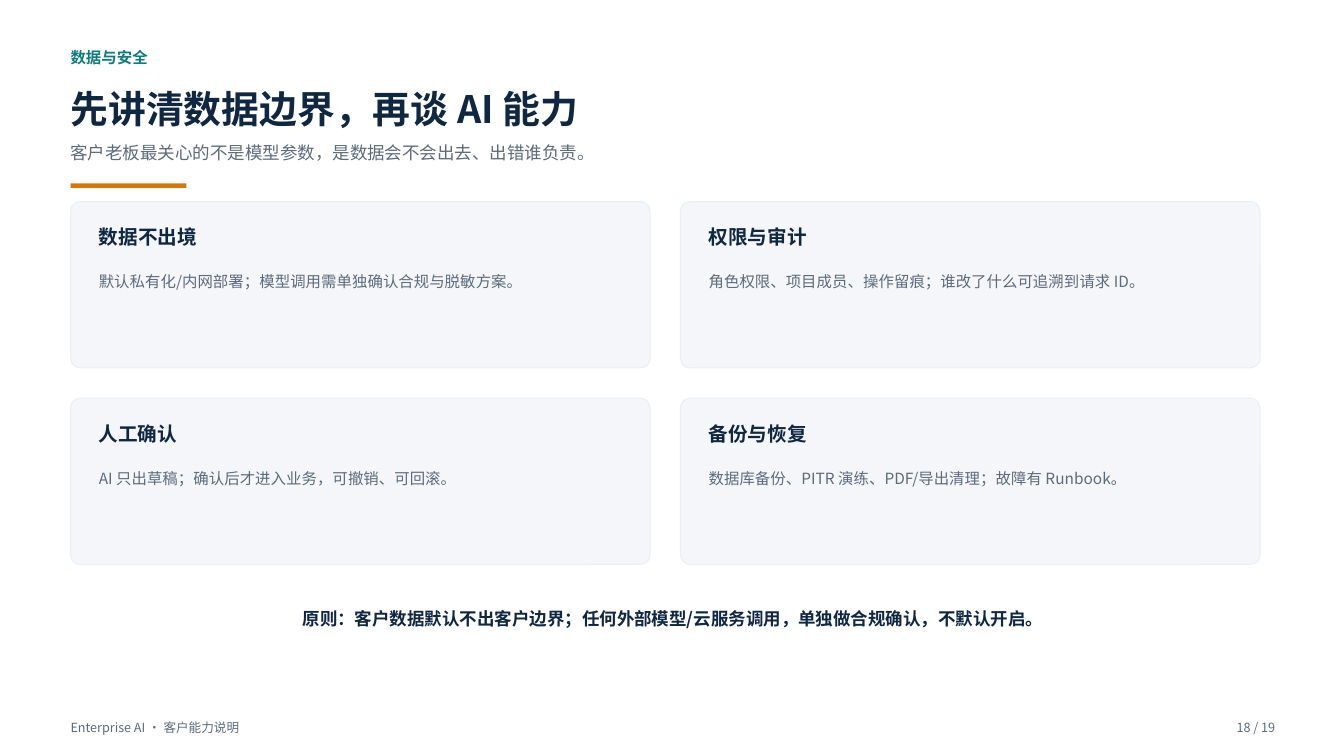
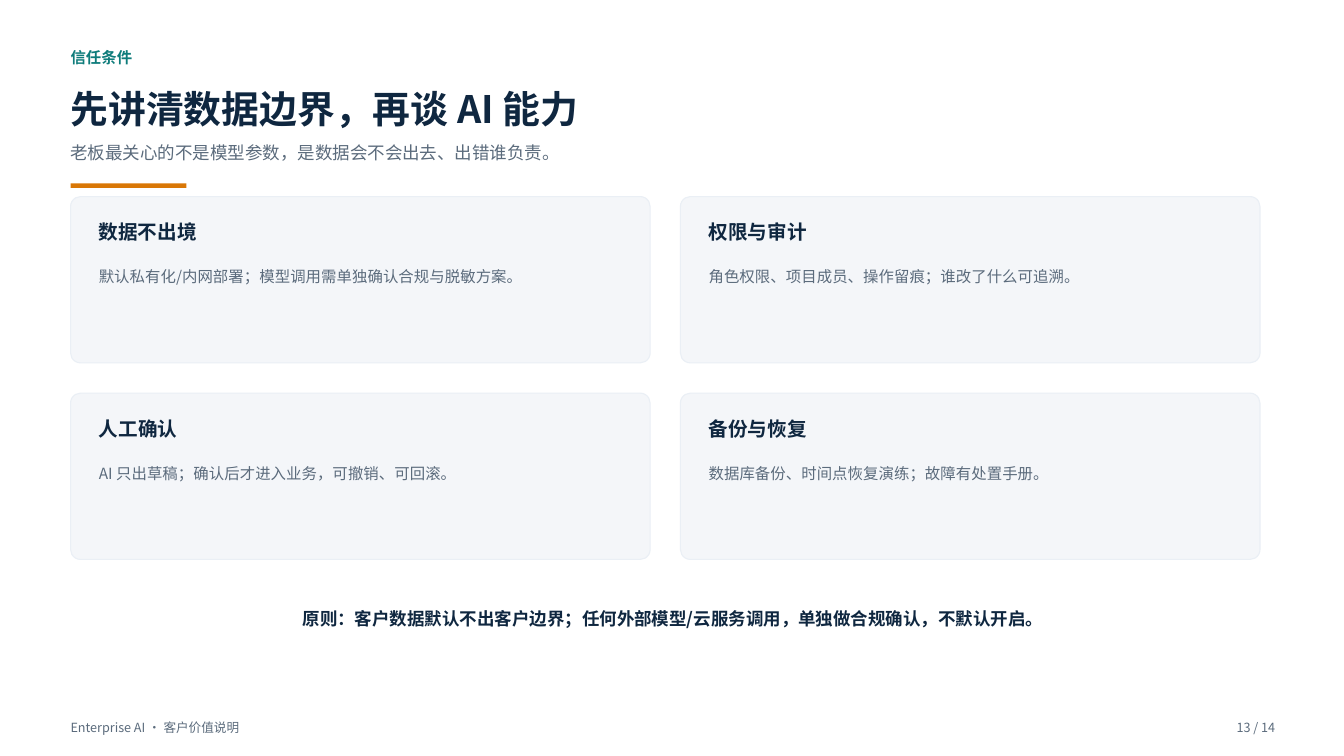
Before and after one commit to roma007/Enterprise-AI, a slide deck: slide 13 of 会客包/reports/客户老板版_系统能力介绍_2026-11-05.pptx (slide 18 before the commit). Drawn at 1344x756 pixels with LibreOffice and Linux fonts; fonts in the diff are those of the drawing. Boxes give left, top, right and bottom in pixels: in the first picture for what was removed or moved away, otherwise in the second. Text is boxed around its words. In the diff, an @@ line names an element or a change of style, - is before the commit and + after.

Commit message:
docs: 重做客户老板版 PPT，聚焦价值与落地

```diff
--- a/会客包/reports/客户老板版_系统能力介绍_2026-11-05.pptx
+++ b/会客包/reports/客户老板版_系统能力介绍_2026-11-05.pptx
@@ text at [71, 50, 133, 65]: text changed @@
-数据与安全
+信任条件
@@ text at [71, 144, 560, 161]: text changed @@
-客户老板最关心的不是模型参数，是数据会不会出去、出错谁负责。
+老板最关心的不是模型参数，是数据会不会出去、出错谁负责。
@@ text at [709, 269, 1080, 284]: text changed @@
-角色权限、项目成员、操作留痕；谁改了什么可追溯到请求 ID。
+角色权限、项目成员、操作留痕；谁改了什么可追溯。
@@ 6 texts, 4 rounded rectangles: place and size @@
-6 texts, 4 rounded rectangles at [71, 202, 1260, 565]
+6 texts, 4 rounded rectangles at [71, 197, 1260, 560]
@@ text at [709, 466, 1049, 481]: text changed @@
-数据库备份、PITR 演练、PDF/导出清理；故障有 Runbook。
+数据库备份、时间点恢复演练；故障有处置手册。
@@ text at [71, 721, 240, 735]: text changed @@
-Enterprise AI · 客户能力说明
+Enterprise AI · 客户价值说明
@@ text at [1237, 722, 1275, 732]: text changed @@
-18 / 19
+13 / 14
```
Also in this commit, not shown: 11 other slides changed, 2 slides added, 7 slides removed, 2 other files.
